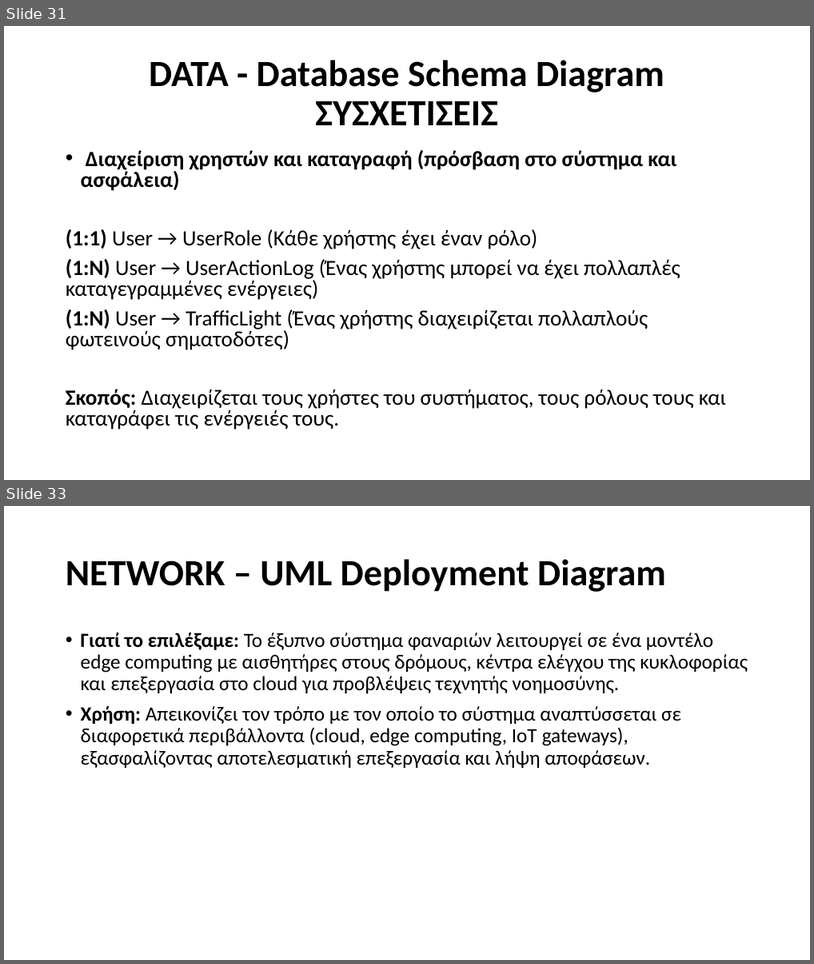
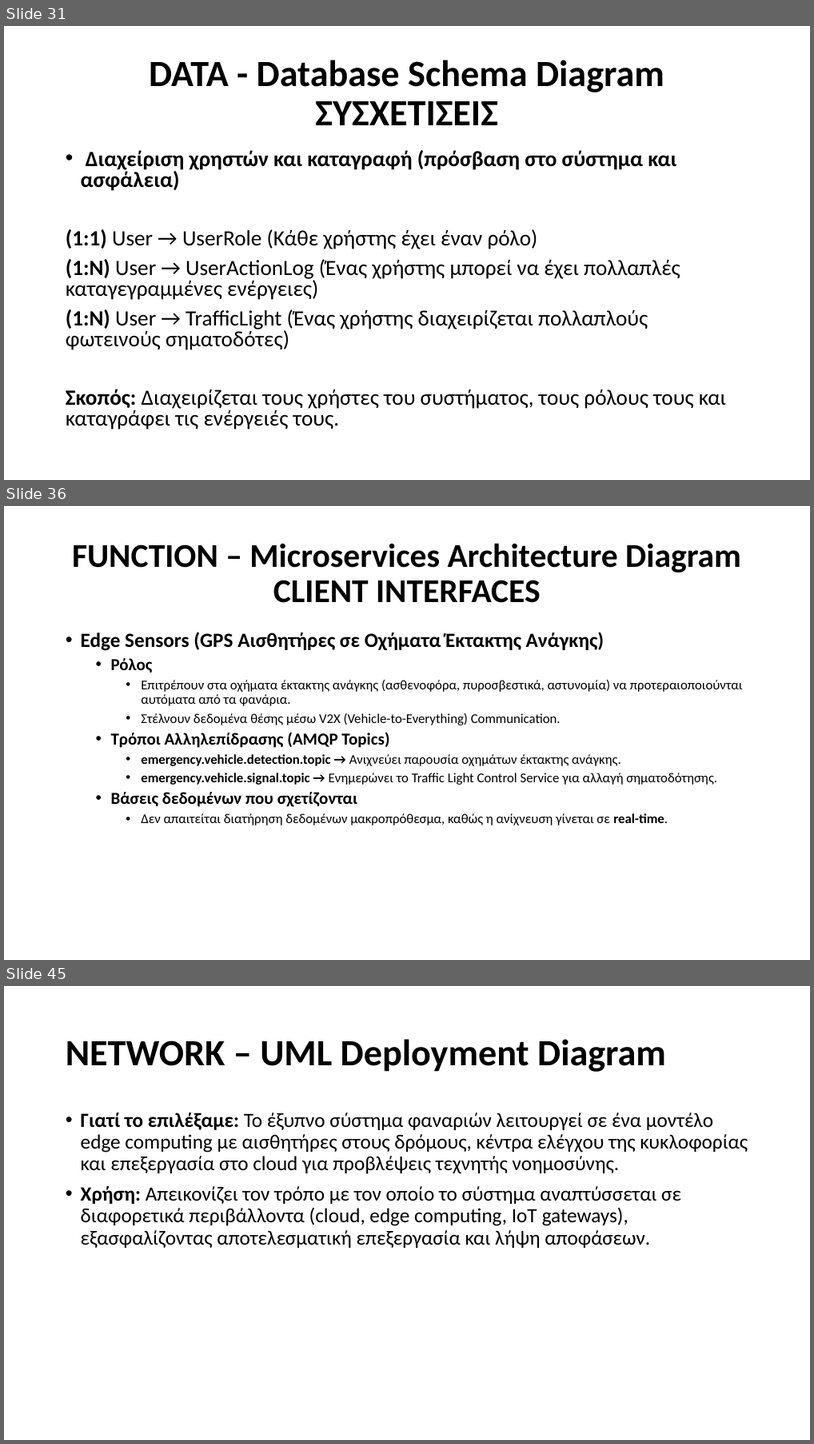
Before and after one commit to Ath21/STL_Drive, a slide deck: Presentation.pptx. Shown one above the other, each under a label of ours: slides 31 and 33 before the commit, slides 31, 36 and 45 after it; the slides between them are not shown. The pictures are 814x964 and 814x1444 pixels, drawn with LibreOffice and Linux fonts; fonts in the diff are those of the drawing. Boxes give left, top, right and bottom in pixels: in the first picture for what was removed or moved away, otherwise in the second. Text is boxed around its words. In the diff, an @@ line names an element or a change of style, - is before the commit and + after.

```diff
--- a/Presentation.pptx
+++ b/Presentation.pptx
@@ slide 36 added at box(4, 506, 810, 960), background #FFFFFF @@
@@ title added at box(72, 543, 742, 603), 39.6 pt, text #000000, bold @@
+FUNCTION – Microservices Architecture Diagram
+CLIENT INTERFACES
@@ text added at box(81, 632, 743, 825), 16 pt, text #000000 @@
+• Edge Sensors (GPS Αισθητήρες σε Οχήματα Έκτακτης Ανάγκης)
+  • Ρόλος
+    • Επιτρέπουν στα οχήματα έκτακτης ανάγκης (ασθενοφόρα, πυροσβεστικά, αστυνομία) να προτεραιοποιούνται αυτόματα από τα φανάρια.
+    • Στέλνουν δεδομένα θέσης μέσω V2X (Vehicle-to-Everything) Communication.
+  • Τρόποι Αλληλεπίδρασης (AMQP Topics)
+    • emergency.vehicle.detection.topic → Ανιχνεύει παρουσία οχημάτων έκτακτης ανάγκης.
+    • emergency.vehicle.signal.topic → Ενημερώνει το Traffic Light Control Service για αλλαγή σηματοδότησης.
+  • Βάσεις δεδομένων που σχετίζονται
+    • Δεν απαιτείται διατήρηση δεδομένων μακροπρόθεσμα, καθώς η ανίχνευση γίνεται σε real-time.
@@ what was slide 33 is now slide 45 @@
```
Also in this commit, not shown: 1 slide changed, 11 other slides added, 3 other files.
